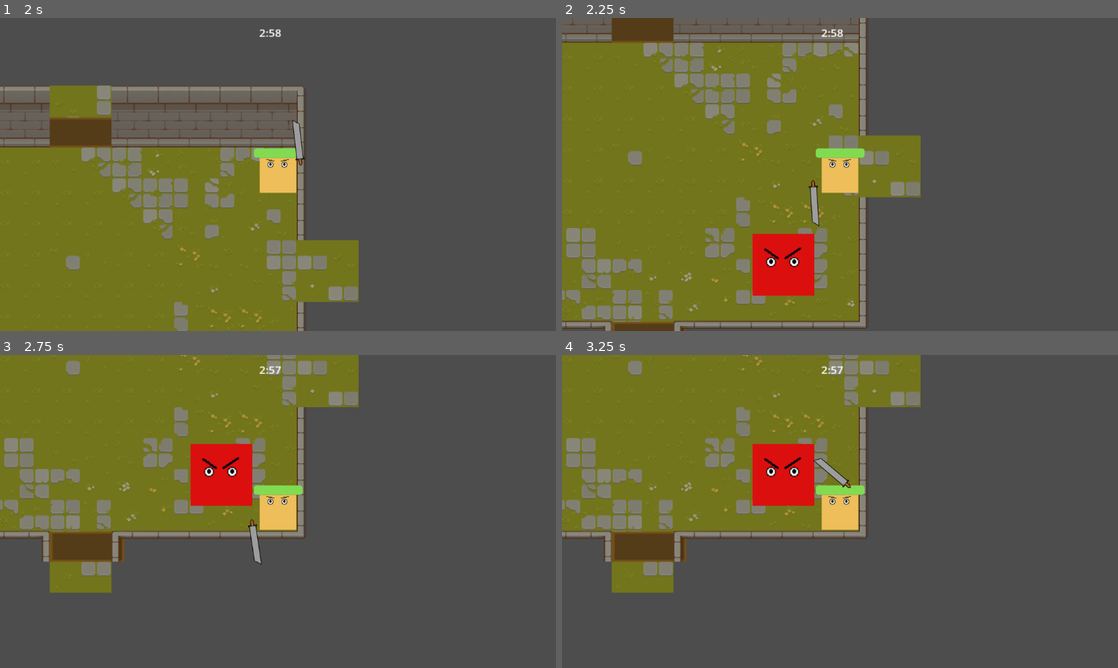
Above: before the commit, frames 1-4 (two rows, left to right).
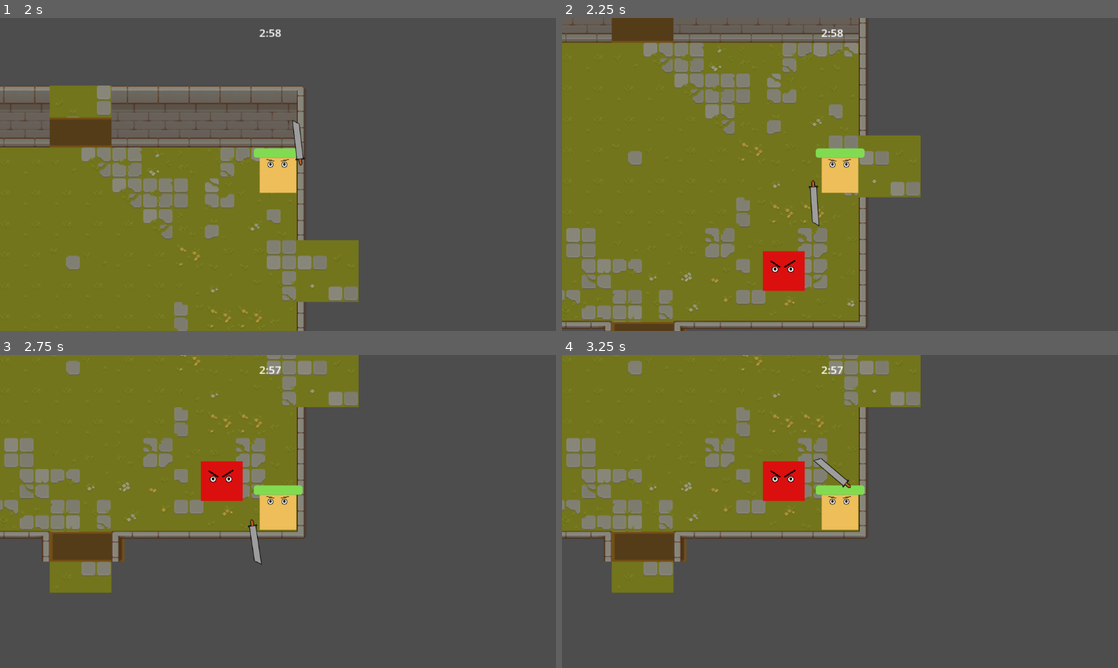
Above: after the commit, the same moments.

Repository: Filip22022/MazePrisoner
Game: Godot game, scene res://game.tscn
The game is run twice, just before and just after one commit, with the same random seed, the same clock (stepped at 60 frames per second) and the same inputs.
Inputs (mouse positions are in pixels of both pictures, inside the frame that each line leads up to):
- Up to frame 1 (2 s): click "Start" at 0.5 s; tap Enter at 1.25 s; move the mouse to (400, 158) at 1.27 s; hold D (move_right) from 1.28 s (still down); click (400, 158) at 1.35 s
- Up to frame 2 (2.25 s): move the mouse to (728, 190) at 2.02 s; release D (move_right) at 2.03 s; hold S (move_down) from 2.03 s (still down); tap Space (Dash) at 2.1 s
- Up to frame 3 (2.75 s): keep holding S (move_down)
- Up to frame 4 (3.25 s): move the mouse to (895, 442) at 2.77 s; release S (move_down) at 2.78 s; hold D (move_right) from 2.78 s (still down); click (895, 442) at 2.85 s

Frame 1 is identical in both runs. In frame 2, 1.5% of the frame differs, in the area x 34-46%, y 68-89%; in frame 3, 1.5%; in frame 4, 1.5%.

Commit message:
rescale the enemy

Diff:
--- a/characters/enemies/enemy1/enemy1.tscn
+++ b/characters/enemies/enemy1/enemy1.tscn
@@ -15,6 +15,7 @@
 size = Vector2(39.9698, 64)
 
 [node name="Enemy1" type="CharacterBody2D"]
+scale = Vector2(0.680001, 0.640001)
 script = ExtResource("1_d34l8")
 
 [node name="Sprite2D" type="Sprite2D" parent="."]
@@ -31,17 +32,17 @@
 script = ExtResource("3_y7slr")
 
 [node name="CollisionShape2D" type="CollisionShape2D" parent="Hurtbox"]
-visible = false
 position = Vector2(1, -18)
 shape = SubResource("RectangleShape2D_kwse3")
 
 [node name="Hitbox" type="Area2D" parent="."]
+scale = Vector2(1.11765, 1.125)
 collision_layer = 4
 collision_mask = 0
 script = ExtResource("4_hp7o6")
+damage = 25
 
 [node name="CollisionShape2D" type="CollisionShape2D" parent="Hitbox"]
-visible = false
 position = Vector2(-0.21204, -18)
 scale = Vector2(1.61182, 1)
 shape = SubResource("RectangleShape2D_5s3nf")
